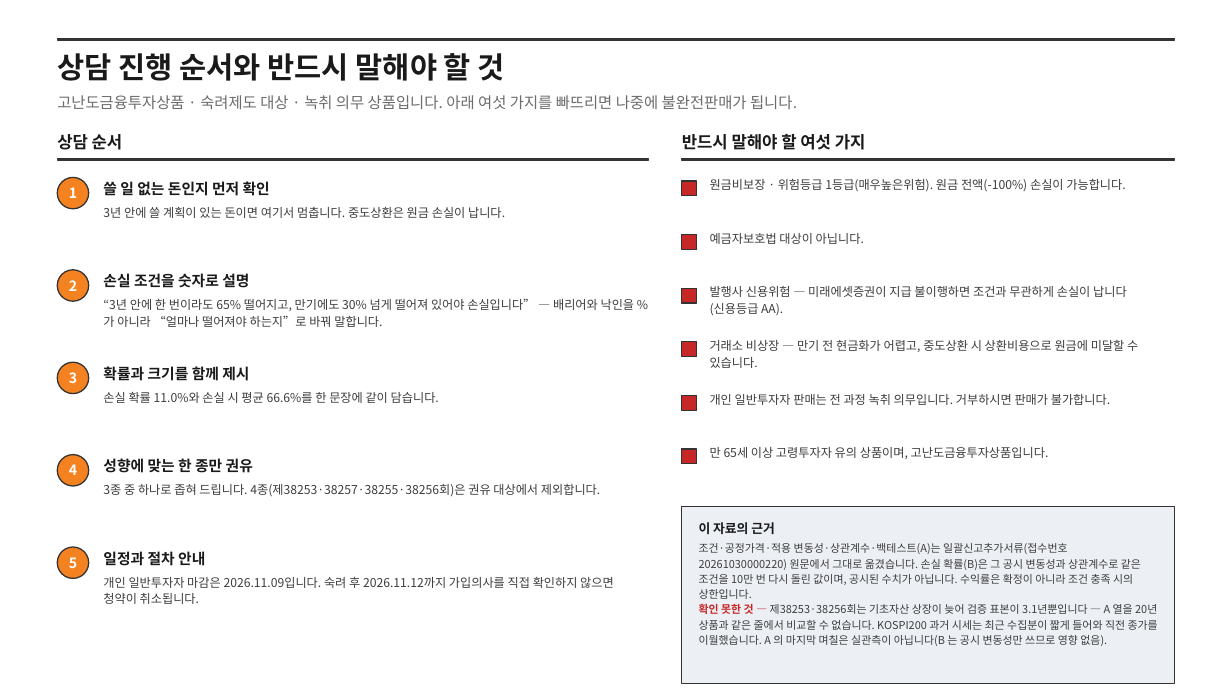
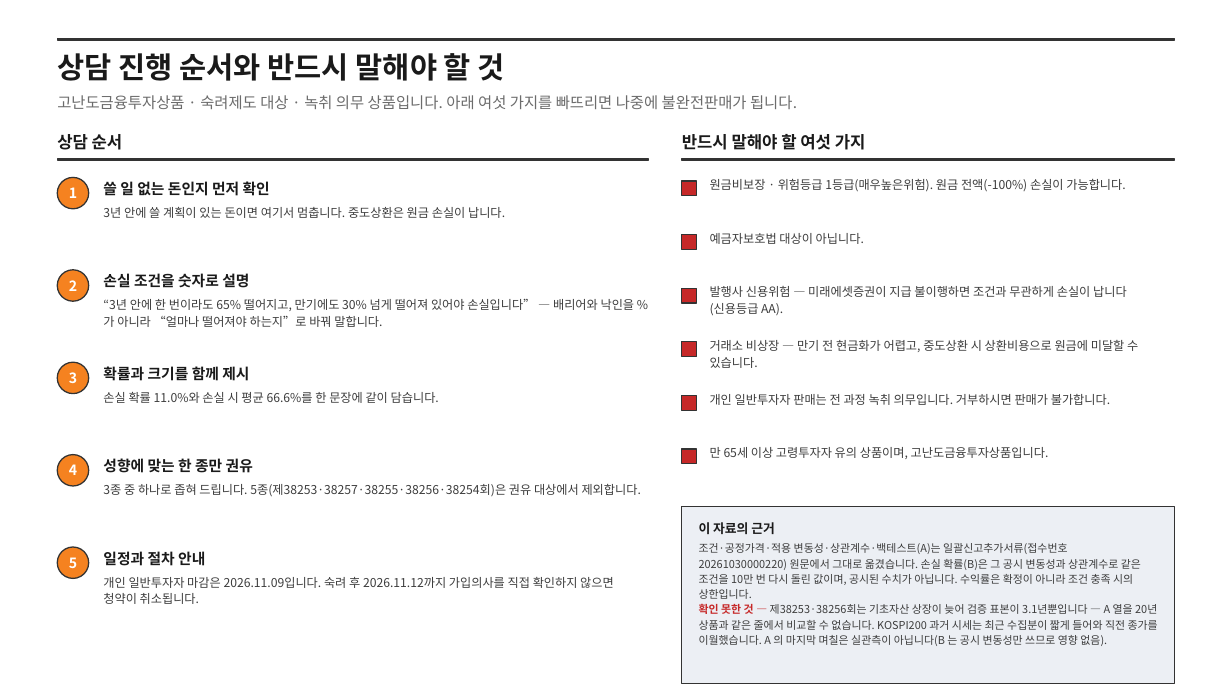
Before and after one commit to hanaroline/work_1, a slide deck: slide 8 of els-sales-deck.pptx. Drawn at 1232x693 pixels with LibreOffice and Linux fonts; fonts in the diff are those of the drawing. Boxes give left, top, right and bottom in pixels: in the first picture for what was removed or moved away, otherwise in the second. Text is boxed around its words. In the diff, an @@ line names an element or a change of style, - is before the commit and + after.

```diff
--- a/els-sales-deck.pptx
+++ b/els-sales-deck.pptx
@@ text at [103,484,641,496]: text changed @@
-3종 중 하나로 좁혀 드립니다. 4종(제38253·38257·38255·38256회)은 권유 대상에서 제외합니다.
+3종 중 하나로 좁혀 드립니다. 5종(제38253·38257·38255·38256·38254회)은 권유 대상에서 제외합니다.
```
Also in this commit, not shown: 4 other slides changed, 19 other files.
